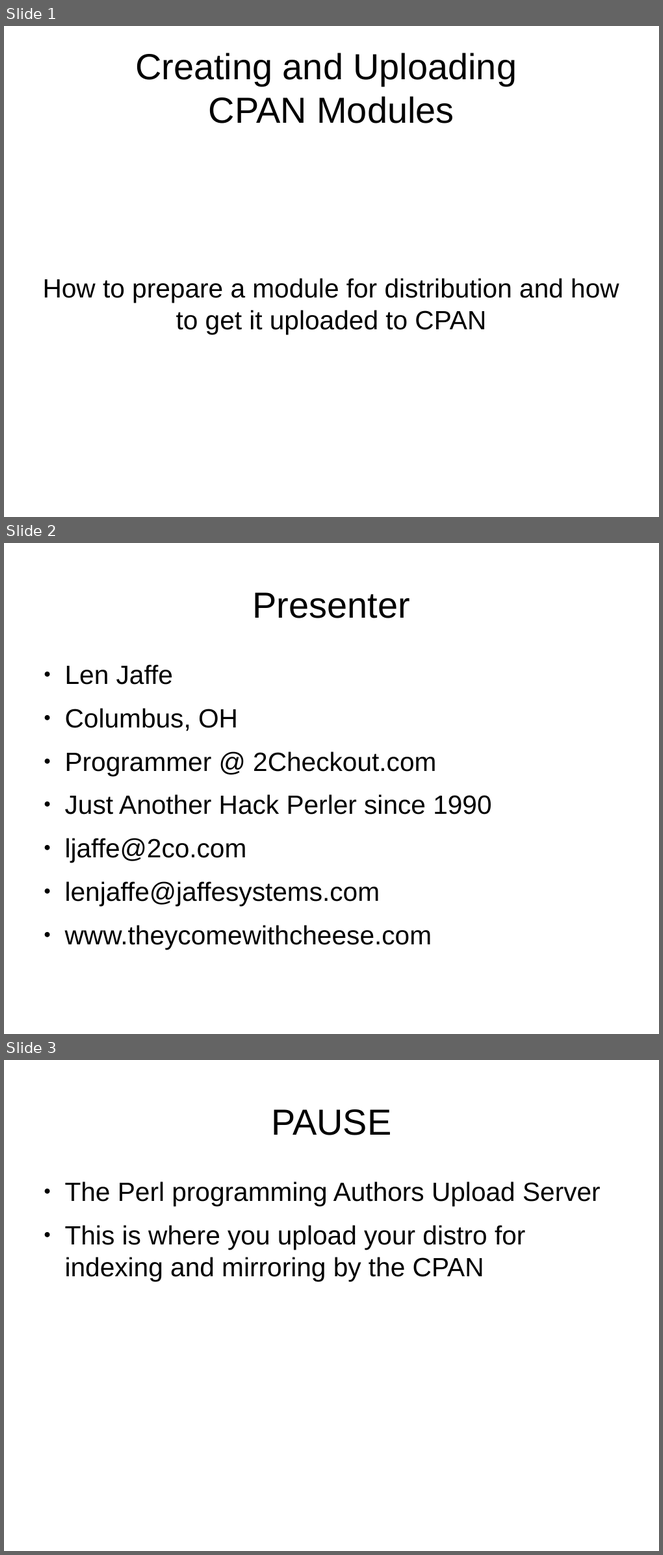
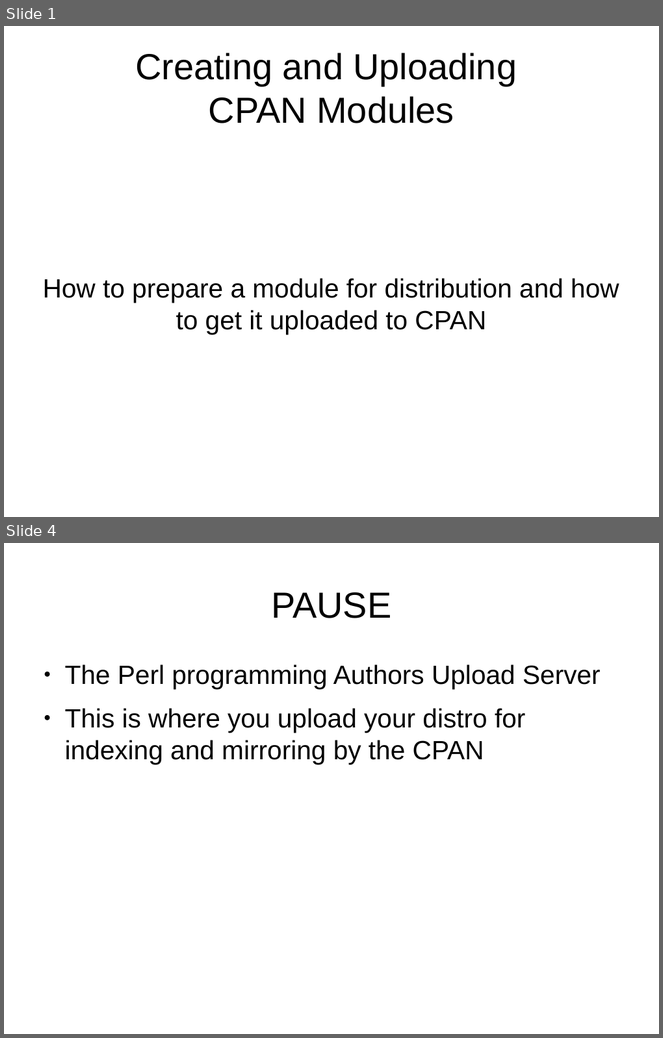
Before and after one commit to genehack/perl-beginner-talks, a slide deck: intro-to-cpan-creating-and-uploading/BeginnersGuideToCreatingAndUploadingCPANModules.odp. Shown one above the other, each under a label of ours: slides 1, 2 and 3 before the commit, slides 1 and 4 after it; the slides between them are not shown. The pictures are 663x1555 and 663x1038 pixels, drawn with LibreOffice and Linux fonts; fonts in the diff are those of the drawing. Boxes give left, top, right and bottom in pixels: in the first picture for what was removed or moved away, otherwise in the second. Text is boxed around its words. In the diff, an @@ line names an element or a change of style, - is before the commit and + after.

```diff
--- a/intro-to-cpan-creating-and-uploading/BeginnersGuideToCreatingAndUploadingCPANModules.odp
+++ b/intro-to-cpan-creating-and-uploading/BeginnersGuideToCreatingAndUploadingCPANModules.odp
@@ slide 2 removed at (4, 543, 659, 1034), background #FFFFFF @@
@@ title removed at (253, 592, 410, 618) @@
-Presenter
@@ text removed at (65, 665, 492, 949) @@
-● Len Jaffe
-● Columbus, OH
-● Programmer @ 2Checkout.com
-● Just Another Hack Perler since 1990
-● ljaffe@2co.com
-● lenjaffe@jaffesystems.com
-● www.theycomewithcheese.com
@@ what was slide 3 is now slide 4 @@
```
Also in this commit, not shown: 9 slides added, 5 other slides removed.
